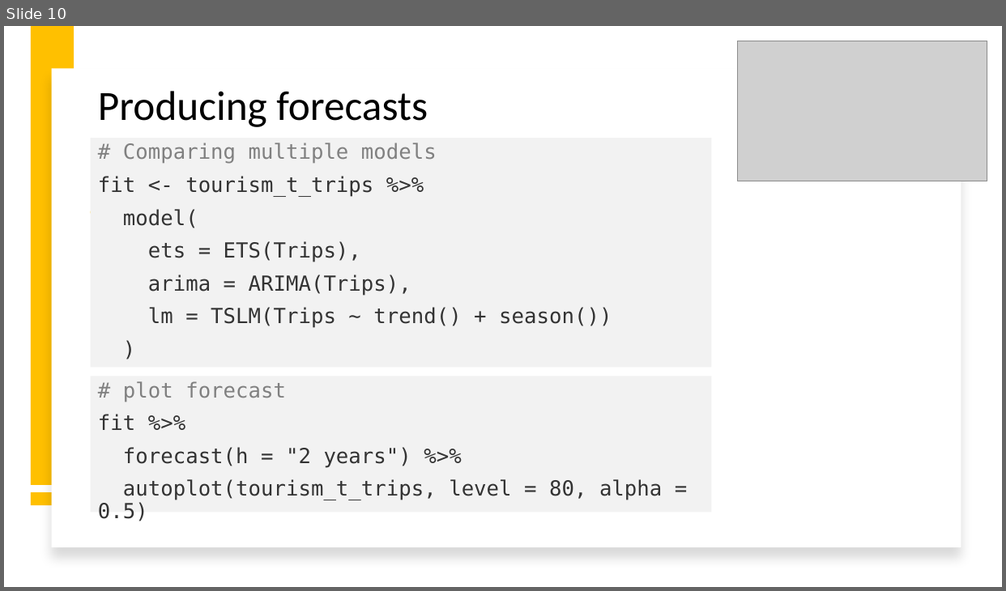
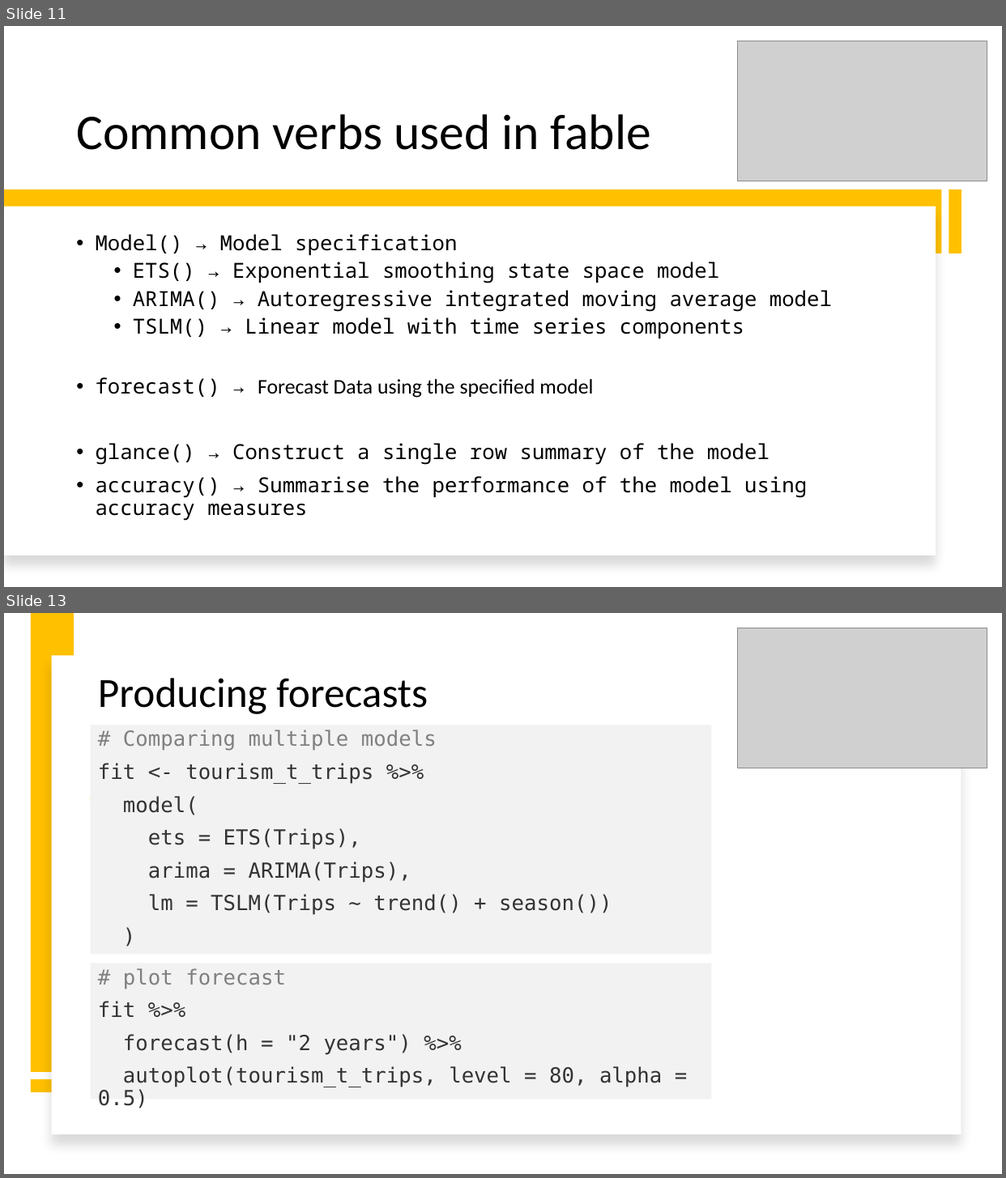
Before and after one commit to intro-to-data-science-22-workshop/-14-temporal-data-with-tsibble-and-fable-Samson-Krafft, a slide deck: tsibble and fable.pptx. Shown one above the other, each under a label of ours: slide 10 before the commit, slides 11 and 13 after it; the slides between them are not shown. The pictures are 1006x591 and 1006x1178 pixels, drawn with LibreOffice and Linux fonts; fonts in the diff are those of the drawing; grey boxes stand for pictures; background and template pictures are left out. Boxes give left, top, right and bottom in pixels: in the first picture for what was removed or moved away, otherwise in the second. Text is boxed around its words. In the diff, an @@ line names an element or a change of style, - is before the commit and + after.

```diff
--- a/tsibble and fable.pptx
+++ b/tsibble and fable.pptx
@@ slide 11 added at (x1=4, y1=26, x2=1002, y2=587), background #FFFFFF @@
@@ picture added at (x1=738, y1=41, x2=987, y2=182) @@
@@ title added at (x1=76, y1=114, x2=651, y2=150), 48 pt, text #000000 @@
+Common verbs used in fable
@@ rectangle added at (x1=4, y1=190, x2=942, y2=254), fill #FFC000 @@
@@ rectangle added at (x1=948, y1=190, x2=961, y2=254), fill #FFC000 @@
@@ rectangle added at (x1=4, y1=207, x2=936, y2=556), fill #FFFFFF @@
@@ text added at (x1=96, y1=234, x2=832, y2=521), 20 pt, text #000000 @@
+• Model() → Model specification
+  • ETS() → Exponential smoothing state space model
+  • ARIMA() → Autoregressive integrated moving average model
+  • TSLM() → Linear model with time series components
+• forecast() → Forecast Data using the specified model
+• glance() → Construct a single row summary of the model
+• accuracy() → Summarise the performance of the model using accuracy measures
@@ what was slide 10 is now slide 13 @@
```
Also in this commit, not shown: 7 slides changed, 2 other slides added, 1 other file.
